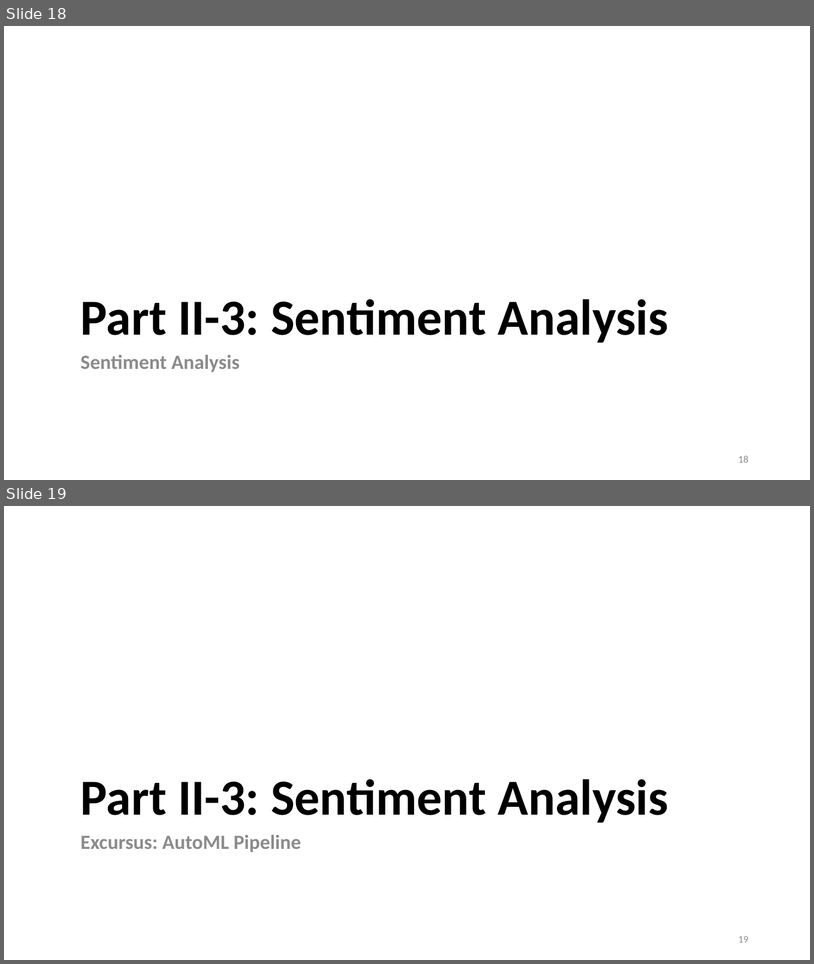
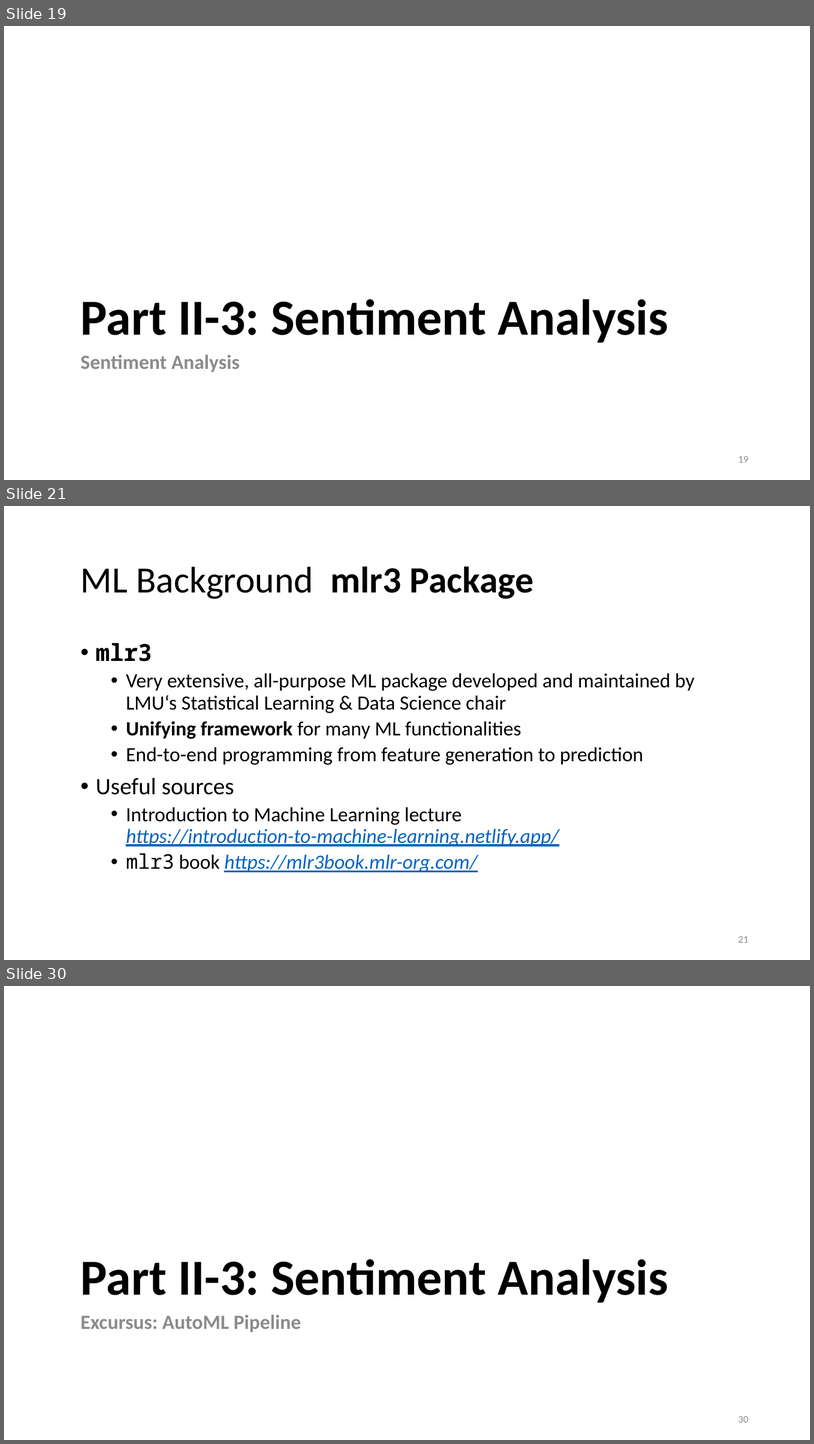
Before and after one commit to lisa-wm/consulting, a slide deck: 5_seminar/Contents_Part_02/slides/slides_II_3.pptx. Shown one above the other, each under a label of ours: slides 18 and 19 before the commit, slides 19, 21 and 30 after it; the slides between them are not shown. The pictures are 814x964 and 814x1444 pixels, drawn with LibreOffice and Linux fonts; fonts in the diff are those of the drawing. Boxes give left, top, right and bottom in pixels: in the first picture for what was removed or moved away, otherwise in the second. Text is boxed around its words. In the diff, an @@ line names an element or a change of style, - is before the commit and + after.

```diff
--- a/5_seminar/Contents_Part_02/slides/slides_II_3.pptx
+++ b/5_seminar/Contents_Part_02/slides/slides_II_3.pptx
@@ slide 21 added at [4, 506, 810, 960], background #FFFFFF @@
@@ title added at [81, 566, 534, 599], 44 pt, text #000000 @@
+ML Background mlr3 Package
@@ text added at [96, 643, 695, 872], 24 pt, text #000000 @@
+• mlr3
+  • Very extensive, all-purpose ML package developed and maintained by LMU‘s Statistical Learning & Data Science chair
+  • Unifying framework for many ML functionalities
+  • End-to-end programming from feature generation to prediction
+• Useful sources
+  • Introduction to Machine Learning lecture
+    https://introduction-to-machine-learning.netlify.app/
+  • mlr3 book https://mlr3book.mlr-org.com/
@@ page number added at [738, 936, 749, 942], 12 pt, text #8C8C8C @@
+21
@@ what was slide 18 is now slide 19 @@
@@ page number at [738, 456, 749, 462]: text changed @@
-18
+19
@@ what was slide 19 is now slide 30 @@
@@ page number at [738, 1416, 749, 1422]: text changed @@
-19
+30
```
Also in this commit, not shown: 3 slides changed, 11 other slides added, 1 slide removed, 3 other files.
